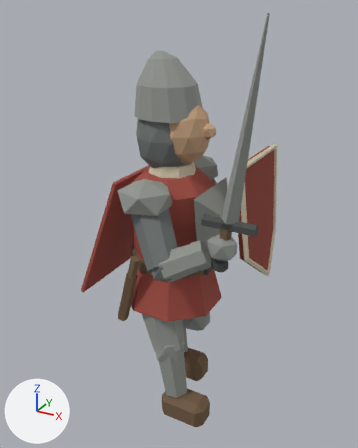
What one commit did to the glTF model assets/3d/models/units/commander_noble.glb.
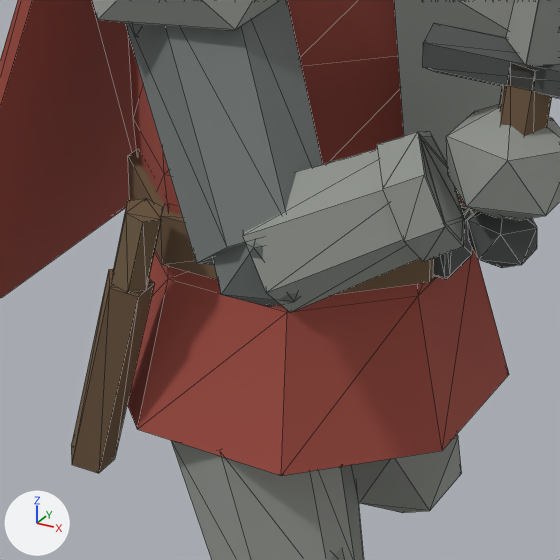
Each version appears first whole from a camera (50 mm lens) standing at (1.14, -2.02, 2.08) and looking at (0.01, 0.04, 1.05), and next in a close-up on the part from 28% to 65% of the width and 47% to 76% of the height. The lights are fixed; the arrows at lower left show +X, +Y and +Z. The older version's two pictures come first. The close-ups show mesh edges as thin lines. Vertices at exactly the same position are counted once.

In view in the first close-up: 'commander_noble_iron', 'commander_noble_leather', 'commander_noble_mail', 'commander_noble_oak_dark', 'commander_noble_steel', 'commander_noble_team_cloth'.
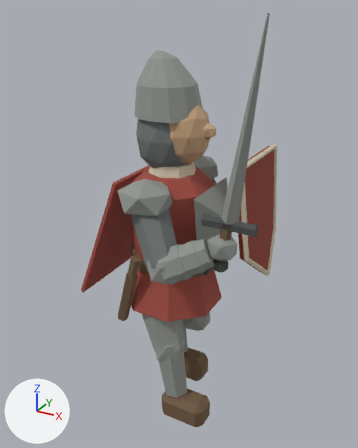
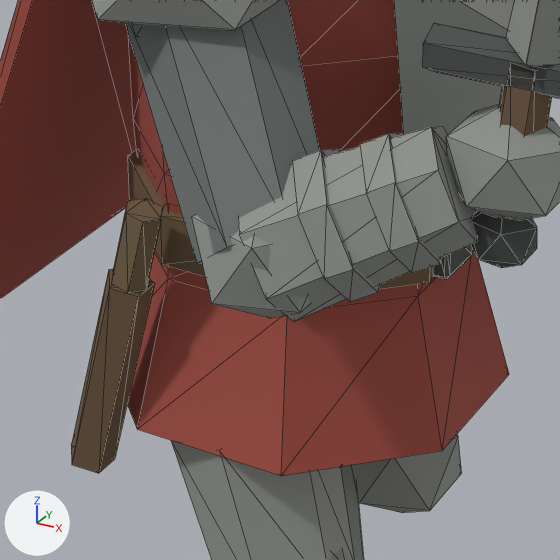
The change, as a diff of the scene's bpy script:
```diff
--- a/assets/3d/models/units/commander_noble.glb.py
+++ b/assets/3d/models/units/commander_noble.glb.py
@@ me_icosphere_298 @@
 # used by ob_commander_noble_mail; location = (0.0, 0.0, 0.0)
-me_icosphere_298.from_pydata(...)  # 118 vertices, 208 faces; spans x -0.173..0.217, y -0.411..0.407, z 0.946..1.71
+me_icosphere_298.from_pydata(...)  # 94 vertices, 168 faces; spans x -0.173..0.217, y -0.411..0.407, z 0.976..1.71
+# me_icosphere_298 part 1: the loose piece of 12 vertices spanning x 0.084..0.216, y -0.403..-0.277, z 0.946..1.094 is deleted
+# other edits to the shape of me_icosphere_298 do not show in these pictures
 me_icosphere_298.materials.append(mat_mail)
@@ me_cone_819 @@
 # used by ob_commander_noble_steel; location = (0.0, 0.0, 0.0)
-me_cone_819.from_pydata(...)  # 237 vertices, 404 faces; spans x -0.18..0.52, y -0.4..0.41, z 0.15..2.06
+me_cone_819.from_pydata(...)  # 289 vertices, 492 faces; spans x -0.18..0.52, y -0.41..0.42, z 0.15..2.06
+# me_cone_819 part 2: a new loose piece, an icosphere of 20 faces spanning x 0.07..0.23, y -0.41..-0.27, z 0.93..1.11, in mat_steel (grey #a8aca6)
+# me_cone_819 part 3: the loose piece of 14 vertices spanning x 0.11..0.35, y -0.4..-0.21, z 0.96..1.15 is scaled about its middle by (1.08, 1.1, 1.1), then moved by (0.01, 0.0, 0.0)
+# me_cone_819 part 4: the loose piece of 14 vertices spanning x 0.24..0.35, y -0.34..-0.21, z 1.03..1.16 is moved by (-0.02, -0.01, -0.01)
+# me_cone_819 part 5: a new loose piece of 14 vertices spanning x 0.16..0.27, y -0.39..-0.23, z 0.98..1.14, in mat_steel (grey #a8aca6)
+# other edits to the shape of me_cone_819 do not show in these pictures
 me_cone_819.materials.append(mat_steel)
```

Changed parts and their boxes [x1, y1, x2, y2] in the close-ups (560 x 560 px; the box of a moved part takes in the faces that stretch with it):
'commander_noble_mail', reshaped: before [125, 0, 322, 307]; after [125, 0, 319, 264]
part 1 of me_icosphere_298, deleted: before [213, 242, 299, 307]
part 2 of me_cone_819, added: after [192, 214, 310, 318]
part 3 of me_cone_819, moved or reshaped: before [243, 136, 463, 313]; after [238, 126, 477, 322]
part 4 of me_cone_819, moved or reshaped: before [377, 131, 465, 262]; after [360, 132, 440, 273]
part 5 of me_cone_819, added: after [292, 148, 379, 302]
